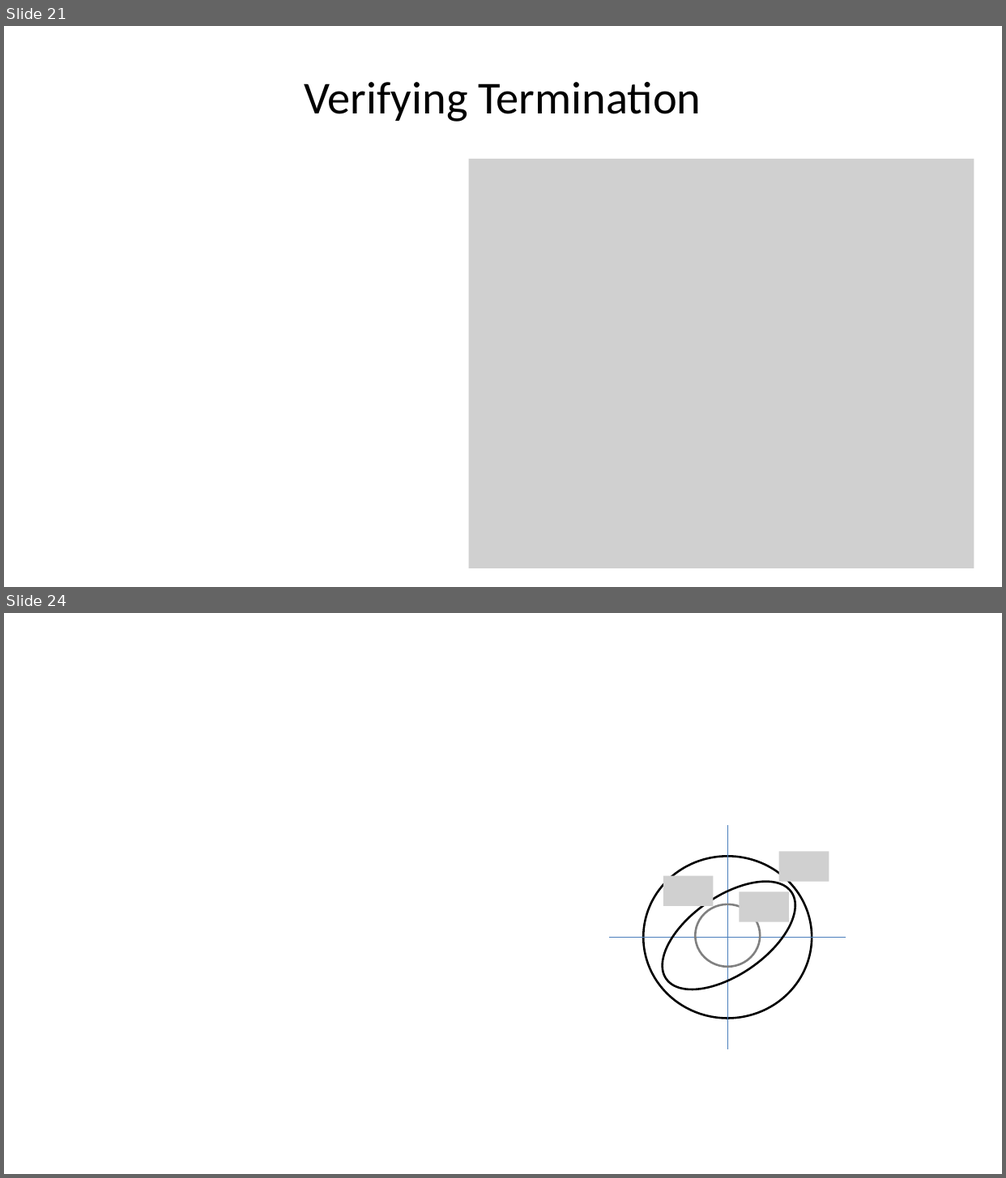
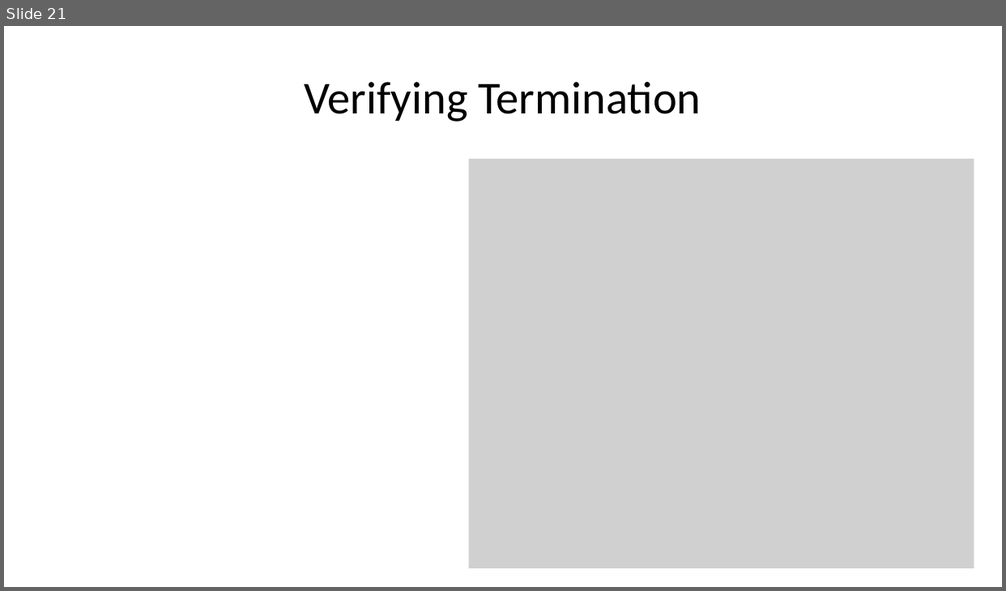
Before and after one commit to sayanmitracode/cpsbooksite, a slide deck: Slides/2025/L11_Stability.pptx. Shown one above the other, each under a label of ours: slides 21 and 24 before the commit, slide 21 after it; the slides between them are not shown. The pictures are 1006x1178 and 1006x591 pixels, drawn with LibreOffice and Linux fonts; fonts in the diff are those of the drawing; grey boxes stand for pictures. Boxes give left, top, right and bottom in pixels: in the first picture for what was removed or moved away, otherwise in the second. Text is boxed around its words. In the diff, an @@ line names an element or a change of style, - is before the commit and + after.

```diff
--- a/Slides/2025/L11_Stability.pptx
+++ b/Slides/2025/L11_Stability.pptx
@@ slide 24 removed at box(4, 613, 1002, 1174), background #FFFFFF @@
@@ line removed from (728, 825) to (728, 1050) @@
@@ picture removed at box(779, 852, 829, 882) @@
@@ ellipse removed at box(643, 856, 812, 1019) @@
@@ ellipse removed at box(644, 860, 815, 1012) @@
@@ picture removed at box(663, 875, 714, 905) @@
@@ picture removed at box(739, 892, 790, 922) @@
@@ ellipse removed at box(696, 905, 761, 966) @@
@@ line removed from (846, 937) to (609, 937) @@
```
Also in this commit, not shown: 2 slides changed, 13 other slides removed, 3 other files.
